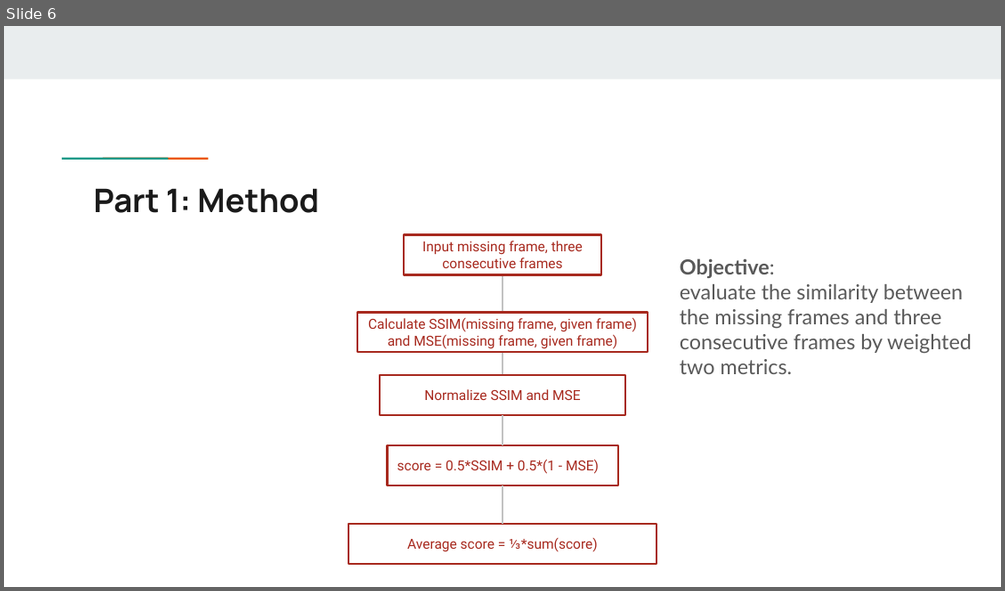
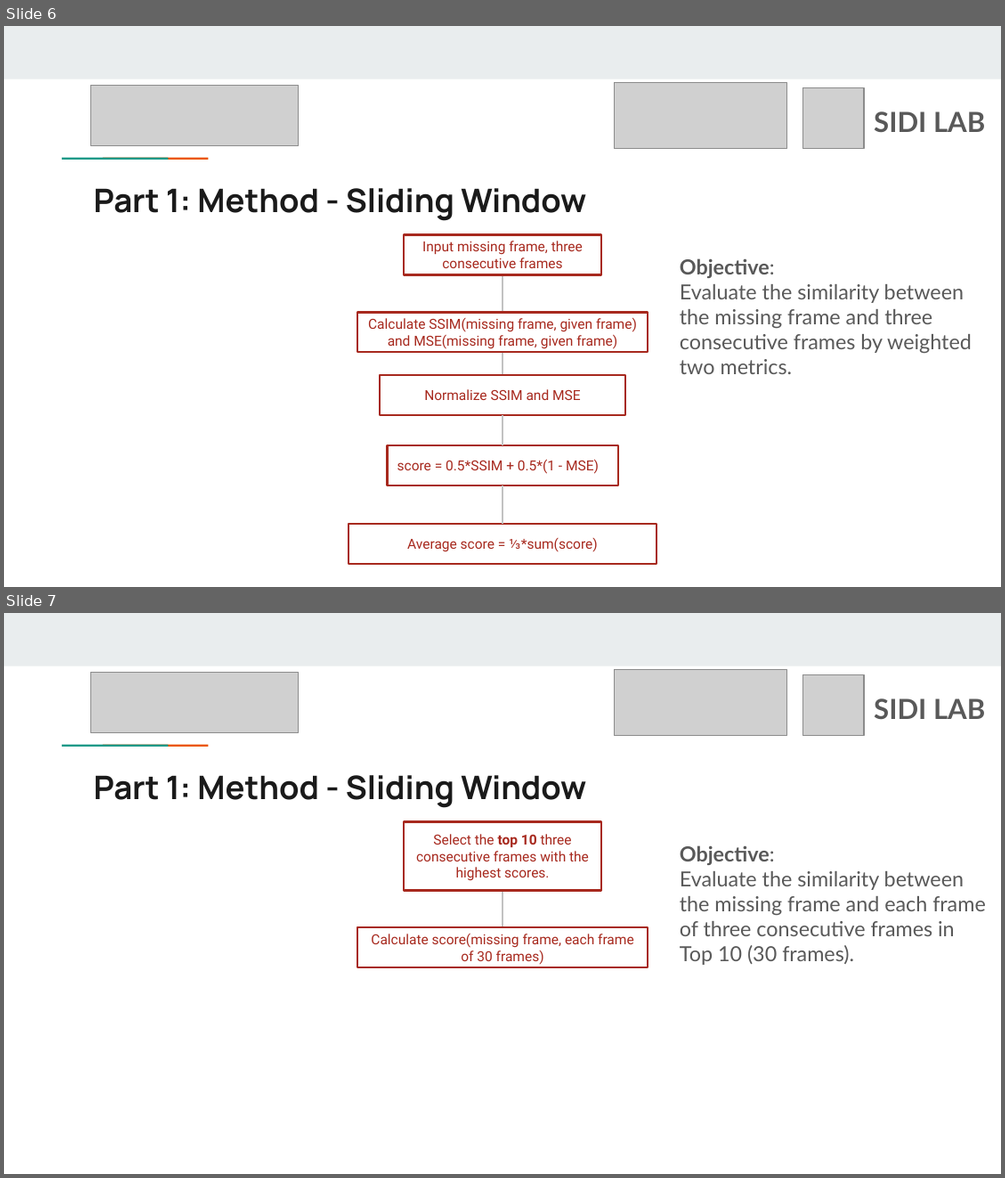
Before and after one commit to YuewanSun/Hackathon_IDETC2024, a slide deck: Hackathon_NIST.pptx. Shown one above the other, each under a label of ours: slide 6 before the commit, slides 6 and 7 after it. The pictures are 1005x591 and 1005x1178 pixels, drawn with LibreOffice and Linux fonts; fonts in the diff are those of the drawing; grey boxes stand for pictures. Boxes give left, top, right and bottom in pixels: in the first picture for what was removed or moved away, otherwise in the second. Text is boxed around its words. In the diff, an @@ line names an element or a change of style, - is before the commit and + after.

```diff
--- a/Hackathon_NIST.pptx
+++ b/Hackathon_NIST.pptx
@@ slide 7 added at <box>4,613,1001,1174</box>, background #FFFFFF; not listed: 3 template elements that a slide beside it also shows @@
@@ picture added at <box>90,673,298,734</box> @@
@@ picture added at <box>614,670,786,736</box> @@
@@ picture added at <box>803,674,865,736</box> @@
@@ text added at <box>874,698,985,719</box>, 20 pt, text #595959, bold @@
+SIDI LAB
@@ title added at <box>94,775,586,808</box>, 23.4 pt, text #1A1A1A, bold @@
+Part 1: Method - Sliding Window
@@ rectangle added at <box>404,822,601,891</box>, outline #A7291E 1.5 pt, 10 pt, text #A7291E @@
+Select the top 10 three consecutive frames with the highest scores.
@@ text added at <box>680,845,986,965</box>, 15 pt, text #595959 @@
+Objective:
+Evaluate the similarity between the missing frame and each frame of three consecutive frames in Top 10 (30 frames).
@@ elbow line added from (502, 927) to (502, 890), #C2C2C2 1.5 pt @@
@@ rectangle added at <box>356,927,647,967</box>, outline #A7291E 1.5 pt, 10 pt, text #A7291E @@
+Calculate score(missing frame, each frame of 30 frames)
@@ slide 6 changed as well @@
@@ picture added at <box>90,86,298,147</box> @@
@@ picture added at <box>614,83,786,149</box> @@
@@ picture added at <box>803,87,865,149</box> @@
@@ text added at <box>874,111,985,132</box>, 20 pt, text #595959, bold @@
+SIDI LAB
@@ title at <box>94,188,586,221</box>: text changed @@
-Part 1: Method
+Part 1: Method - Sliding Window
@@ text at <box>680,284,971,374</box>: text changed @@
-evaluate the similarity between the missing frames and three consecutive frames by weighted two metrics.
+Evaluate the similarity between the missing frame and three consecutive frames by weighted two metrics.
```
Also in this commit, not shown: 11 other slides changed, 1 other slide added, 1 slide removed.
